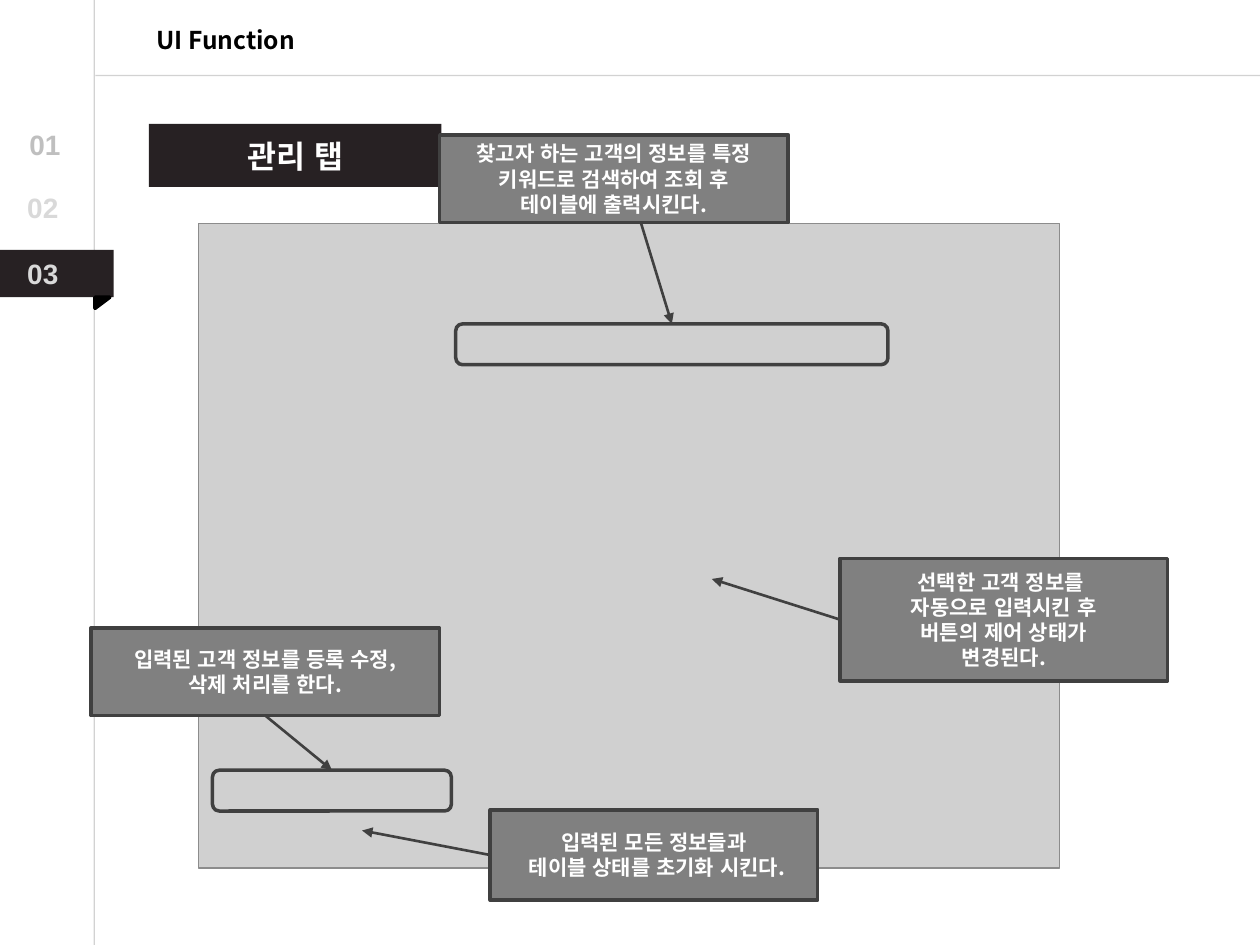
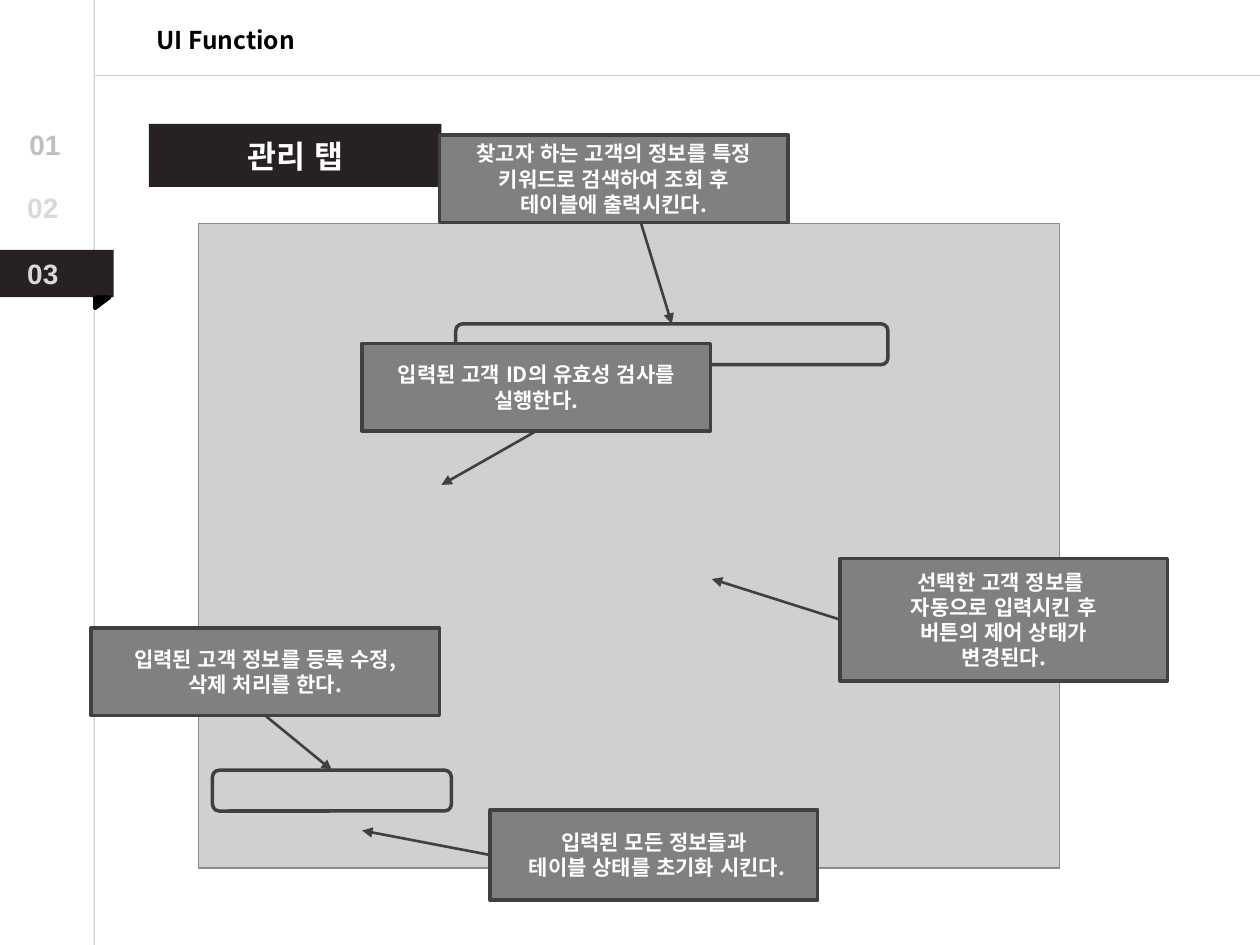
Before and after one commit to Dong-Jun-Shin/COMP_project, a slide deck: slide 35 of Document/DOC_source/ppt/COMP_Project_ppt(신동준,조수한).pptx. Drawn at 1260x945 pixels with LibreOffice and Linux fonts; fonts in the diff are those of the drawing; grey boxes stand for pictures. Boxes give left, top, right and bottom in pixels: in the first picture for what was removed or moved away, otherwise in the second. Text is boxed around its words. In the diff, an @@ line names an element or a change of style, - is before the commit and + after.

```diff
--- a/Document/DOC_source/ppt/COMP_Project_ppt(신동준,조수한).pptx
+++ b/Document/DOC_source/ppt/COMP_Project_ppt(신동준,조수한).pptx
@@ rectangle added at box(362, 344, 711, 432), fill #808080, outline #404040 2 pt, 12 pt, text #FFFFFF, bold @@
+입력된 고객 ID의 유효성 검사를 실행한다.
@@ arrow added from (537, 431) to (441, 485), #404040 1.5 pt @@
```
Also in this commit, not shown: 1 other slide changed, 8 other files.
